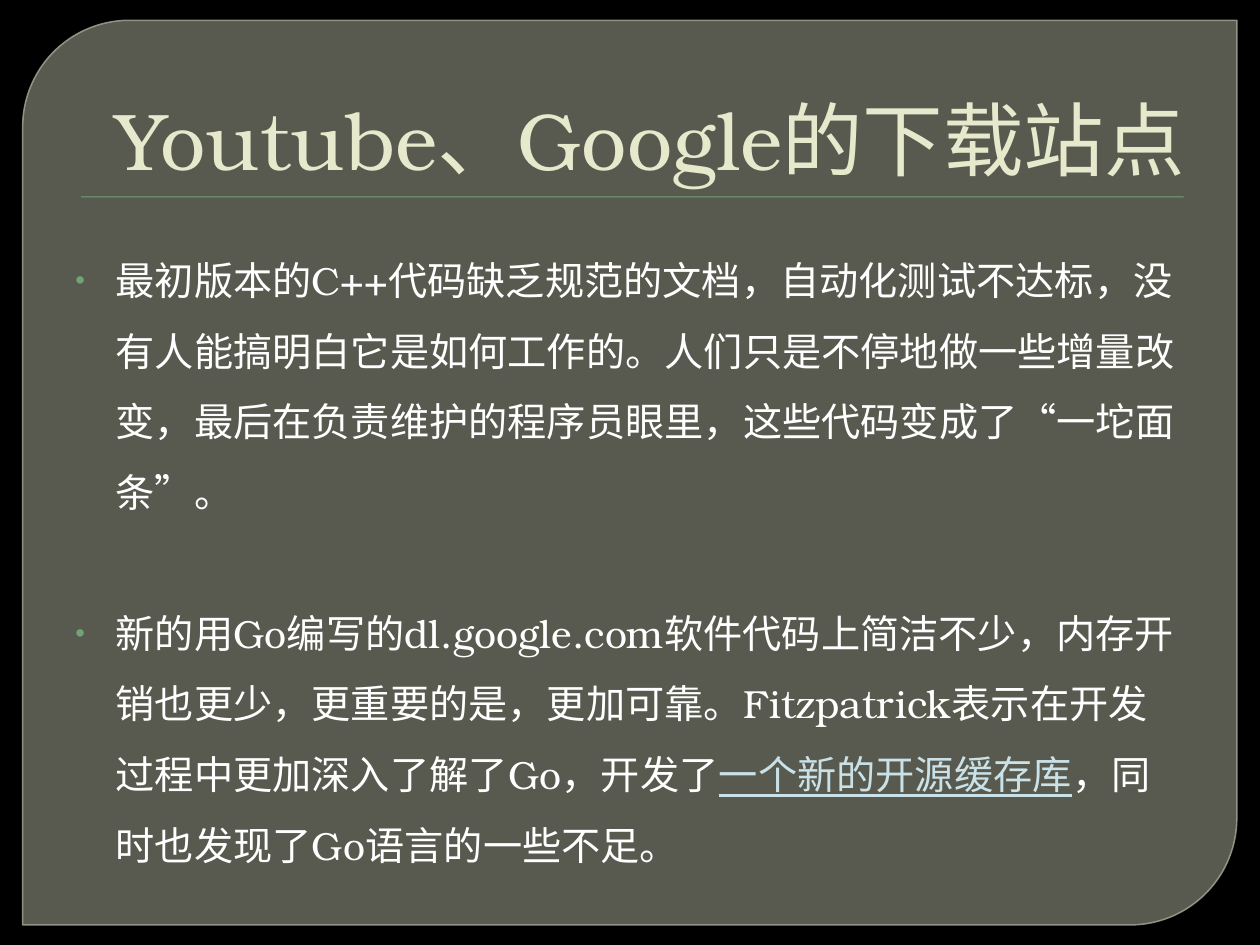
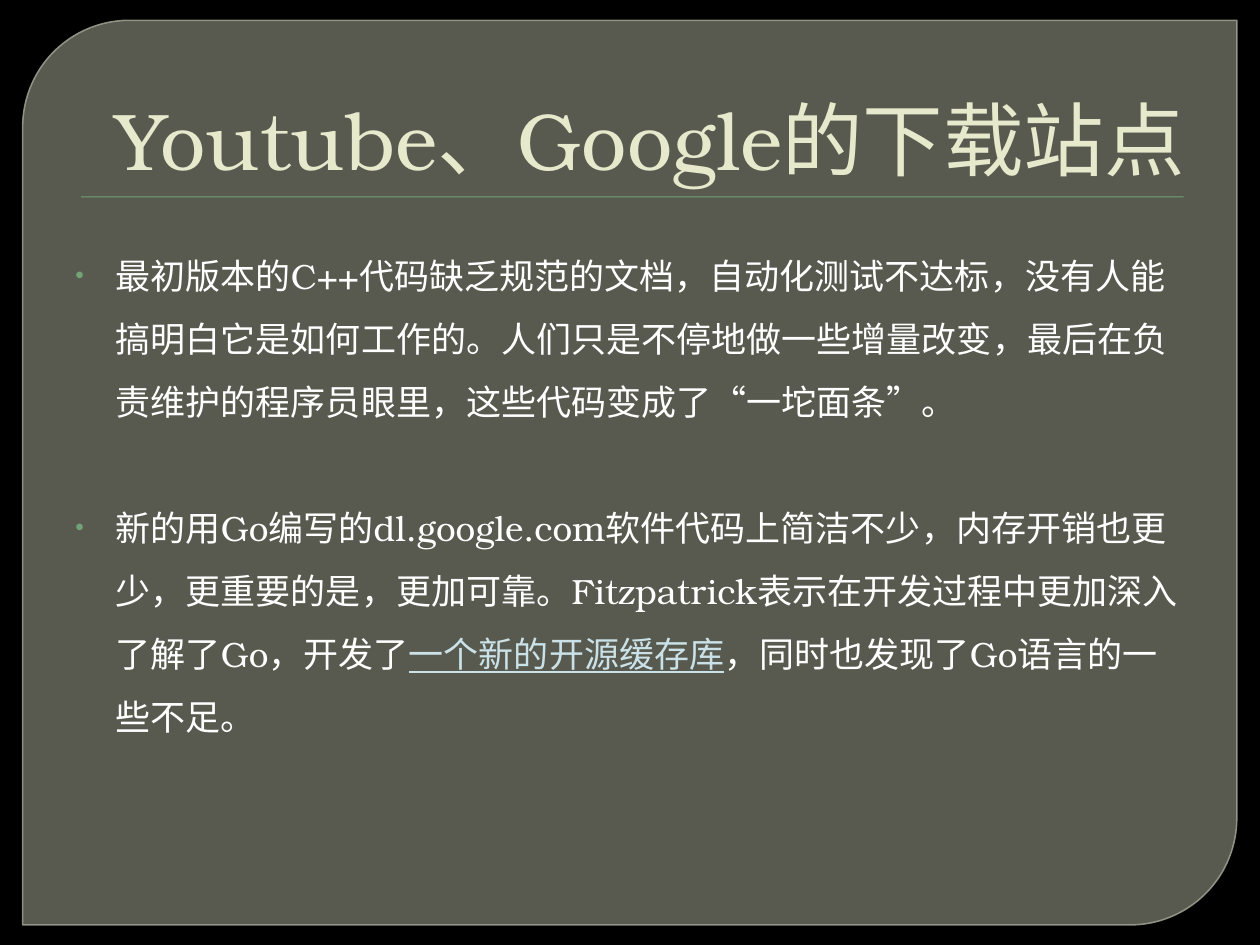
Before and after one commit to ghj1976/lecture, a slide deck: slide 26 of golang简介/Golang介绍.pptx. Drawn at 1260x945 pixels with LibreOffice and Linux fonts; fonts in the diff are those of the drawing; background and template pictures are left out. Boxes give left, top, right and bottom in pixels: in the first picture for what was removed or moved away, otherwise in the second. Text is boxed around its words. In the diff, an @@ line names an element or a change of style, - is before the commit and + after.

```diff
--- a/golang简介/Golang介绍.pptx
+++ b/golang简介/Golang介绍.pptx
@@ text "最初版本的C++代码缺乏规范的文档，自动化测试不达标，没有人能搞明白它是如何工作的。人们只是不停地做一些增量改变，最后在 ..." at (116, 259, 1178, 733): size 22.4 to 20 pt @@
```
Also in this commit, not shown: 1 other slide changed.
